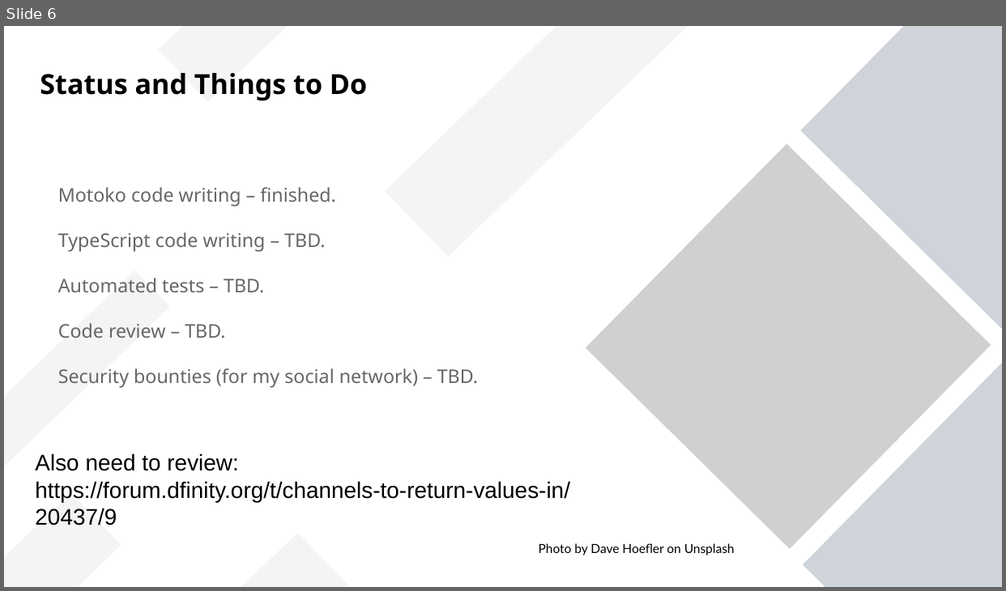
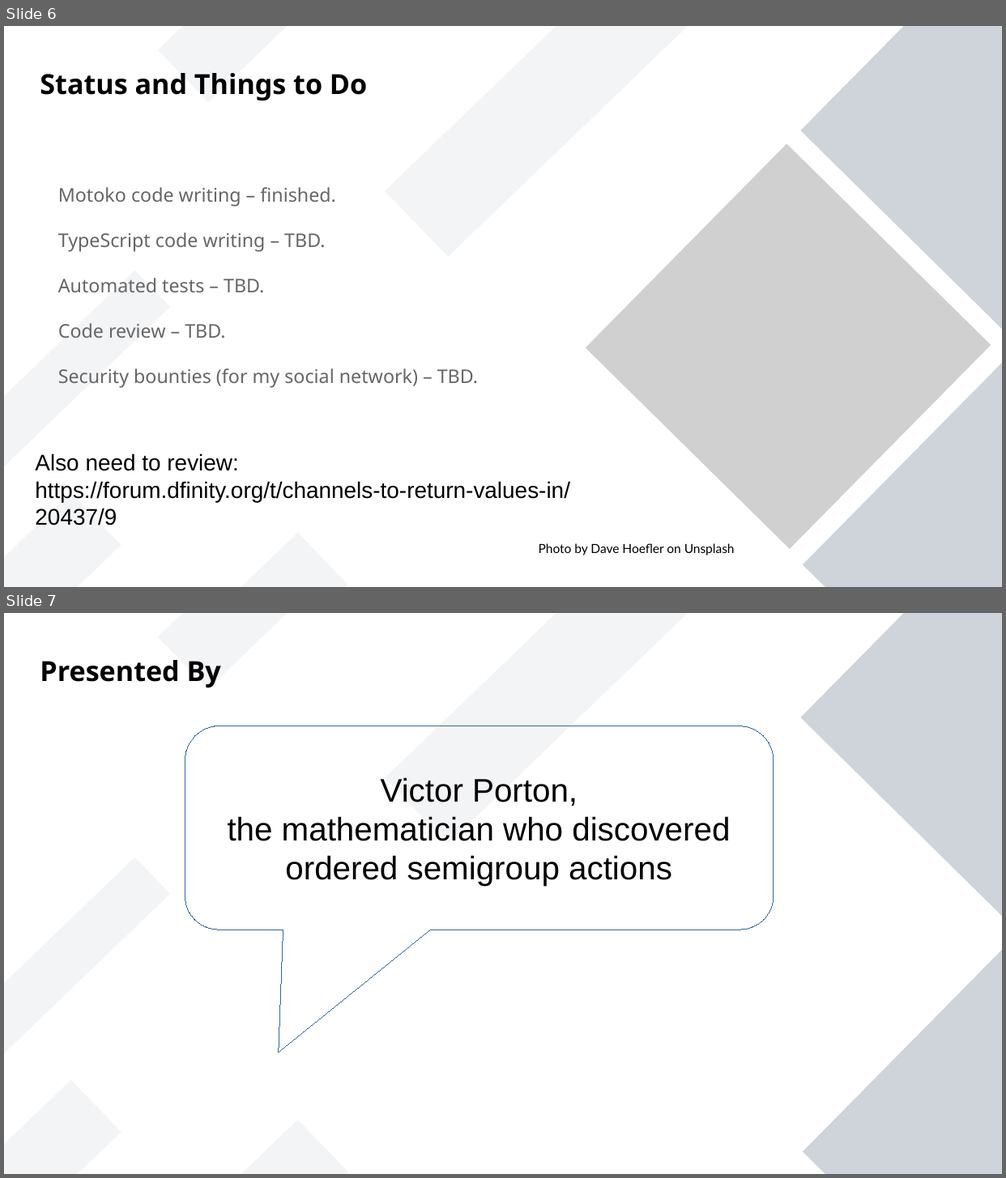
Before and after one commit to vporton/NacDB, a slide deck: docs/presentation.odp. Shown one above the other, each under a label of ours: slide 6 before the commit, slides 6 and 7 after it. The pictures are 1006x591 and 1006x1178 pixels, drawn with LibreOffice and Linux fonts; fonts in the diff are those of the drawing; grey boxes stand for pictures. Boxes give left, top, right and bottom in pixels: in the first picture for what was removed or moved away, otherwise in the second. Text is boxed around its words. In the diff, an @@ line names an element or a change of style, - is before the commit and + after.

Commit message:
presentation

```diff
--- a/docs/presentation.odp
+++ b/docs/presentation.odp
@@ slide 7 added at (4,613,1002,1174), background #FFFFFF; not listed: 7 template elements that a slide beside it also shows @@
@@ text added at (40,660,221,688), 22 pt, text #000000, bold @@
+Presented By
@@ rounded speech box added at (185,726,774,930), outline #3465A4 0 pt, 26 pt, text #000000 @@
+Victor Porton,
+the mathematician who discovered
+ordered semigroup actions
```
